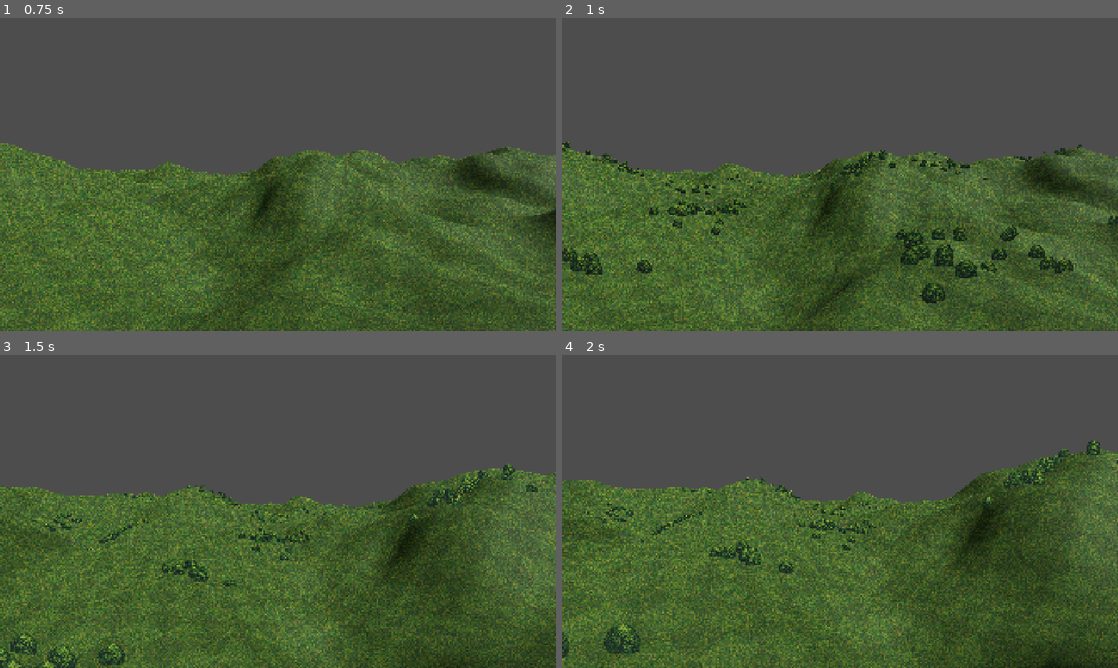
Above: before the commit, frames 1-4 (two rows, left to right).
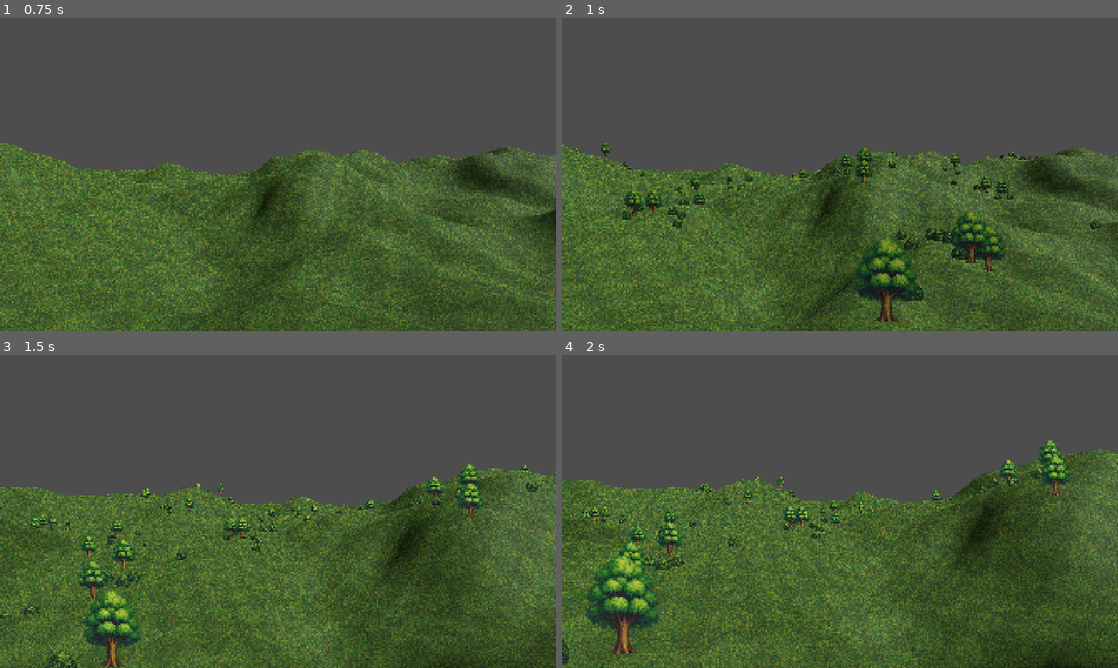
Above: after the commit, the same moments.

Repository: verdictzero/salad-bar-emulator
Game: Godot game, scene res://scenes/Main.tscn
Two runs of this game, one before a commit and one after it. Both use one fixed random seed, a clock stepped at 60 frames per second and the inputs below. The project has no main scene, so this scene is started directly.
Inputs (mouse positions are in pixels of both pictures, inside the frame that each line leads up to):
- Up to frame 1 (0.75 s): tap Enter at 0.5 s; move the mouse to (305, 174) at 0.52 s; hold W (move_forward) from 0.53 s (still down); hold Shift (sprint) from 0.53 s (still down)
- Up to frame 2 (1 s): keep holding W (move_forward); keep holding Shift (sprint); tap Space (jump) at 0.77 s
- Up to frame 3 (1.5 s): keep holding W (move_forward); move the mouse to (250, 511) at 1.27 s; release Shift (sprint) at 1.28 s; tap Shift (sprint) at 1.35 s
- Up to frame 4 (2 s): keep holding W (move_forward); tap Space (jump) at 1.52 s

Frame 1 is identical in both runs. In frame 2, 6.3% of the frame differs, in the area x 0-100%, y 39-97%; in frame 3, 5.2%; in frame 4, 5.8%.

Commit message:
Add trees to vegetation system with proper ground positioning
- Added dual vegetation types: trees and bushes with separate materials
- Trees use tree.tga texture, bushes use bush.tga texture
- Separate density controls for trees (0.15) and bushes (0.4)
- Trees are larger (2.5-4.0 scale) and bushes smaller (0.8-1.5 scale)
- Fixed vegetation positioning with bottom pivot points
- Reduced height offsets to bind vegetation tightly to terrain
- Both clustered and scattered spawning support both vegetation types
- Trees and bushes now sit properly on terrain without floating

🤖 Generated with [Claude Code](https://claude.ai/code)

Co-Authored-By: Claude <noreply@anthropic.com>

Diff:
--- a/scenes/Main.tscn
+++ b/scenes/Main.tscn
@@ -35,7 +35,9 @@
 
 [node name="VegetationSystem" type="Node3D" parent="."]
 script = ExtResource("4_vegetation")
-density = 0.4
+tree_density = 0.15
+bush_density = 0.4
+tree_min_scale = 2.5
 
 [node name="Environment" type="Node3D" parent="."]
 
--- a/scripts/VegetationSystem.gd
+++ b/scripts/VegetationSystem.gd
@@ -4,9 +4,16 @@
 
 @export_group("Vegetation Settings")
 @export var spawn_distance: float = 100.0
-@export var density: float = 0.3
-@export var min_scale: float = 0.8
-@export var max_scale: float = 1.5
+@export var tree_density: float = 0.1
+@export var bush_density: float = 0.3
+
+@export_group("Tree Settings")
+@export var tree_min_scale: float = 2.0
+@export var tree_max_scale: float = 4.0
+
+@export_group("Bush Settings")
+@export var bush_min_scale: float = 0.8
+@export var bush_max_scale: float = 1.5
 
 @export_group("Clustering")
 @export var use_clustering: bool = true
@@ -21,12 +28,15 @@
 var spawned_vegetation: Dictionary = {}
 var preview_vegetation: Array = []
 var terrain_system: TerrainSystem
-var vegetation_material: StandardMaterial3D
+var tree_material: StandardMaterial3D
+var bush_material: StandardMaterial3D
 var update_timer: float = 0.0
 var update_frequency: float = 1.0
 
+enum VegetationType { TREE, BUSH }
+
 func _ready():
-	setup_material()
+	setup_materials()
 	terrain_system = get_parent().find_child("TerrainSystem")
 
 	if Engine.is_editor_hint():
@@ -35,18 +45,30 @@
 	else:
 		set_process(true)
 
-func setup_material():
-	vegetation_material = StandardMaterial3D.new()
-	var texture = load("res://bush.tga")
-	if texture:
-		vegetation_material.albedo_texture = texture
-
-	vegetation_material.transparency = BaseMaterial3D.TRANSPARENCY_ALPHA
-	vegetation_material.roughness = 1.0
-	vegetation_material.metallic = 0.0
-	vegetation_material.billboard_mode = BaseMaterial3D.BILLBOARD_ENABLED
-	vegetation_material.cull_mode = BaseMaterial3D.CULL_DISABLED
-	vegetation_material.texture_filter = BaseMaterial3D.TEXTURE_FILTER_NEAREST
+func setup_materials():
+	# Tree material
+	tree_material = StandardMaterial3D.new()
+	var tree_texture = load("res://tree.tga")
+	if tree_texture:
+		tree_material.albedo_texture = tree_texture
+	tree_material.transparency = BaseMaterial3D.TRANSPARENCY_ALPHA
+	tree_material.roughness = 1.0
+	tree_material.metallic = 0.0
+	tree_material.billboard_mode = BaseMaterial3D.BILLBOARD_ENABLED
+	tree_material.cull_mode = BaseMaterial3D.CULL_DISABLED
+	tree_material.texture_filter = BaseMaterial3D.TEXTURE_FILTER_NEAREST
+
+	# Bush material
+	bush_material = StandardMaterial3D.new()
+	var bush_texture = load("res://bush.tga")
+	if bush_texture:
+		bush_material.albedo_texture = bush_texture
+	bush_material.transparency = BaseMaterial3D.TRANSPARENCY_ALPHA
+	bush_material.roughness = 1.0
+	bush_material.metallic = 0.0
+	bush_material.billboard_mode = BaseMaterial3D.BILLBOARD_ENABLED
+	bush_material.cull_mode = BaseMaterial3D.CULL_DISABLED
+	bush_material.texture_filter = BaseMaterial3D.TEXTURE_FILTER_NEAREST
 
 func _process(delta):
 	if Engine.is_editor_hint():
@@ -141,46 +163,85 @@
 		var cluster_center_x = rng.randf_range(cluster_radius, chunk_size - cluster_radius)
 		var cluster_center_z = rng.randf_range(cluster_radius, chunk_size - cluster_radius)
 
-		for veg_i in range(vegetation_per_cluster):
-			var mesh_instance = create_vegetation_instance(rng)
+		# Spawn trees (fewer, larger)
+		var tree_count = max(1, int(vegetation_per_cluster * tree_density))
+		for veg_i in range(tree_count):
+			var mesh_instance = create_vegetation_instance(VegetationType.TREE, rng)
 
 			var distance_from_center = rng.randf_range(0, cluster_radius)
 			var angle = rng.randf_range(0, 2 * PI)
 			var veg_x = cluster_center_x + cos(angle) * distance_from_center
 			var veg_z = cluster_center_z + sin(angle) * distance_from_center
 
-			position_vegetation(mesh_instance, chunk_pos, veg_x, veg_z, distance_from_center, rng)
+			position_vegetation(mesh_instance, chunk_pos, veg_x, veg_z, distance_from_center, rng, VegetationType.TREE)
 
 			add_child(mesh_instance)
 			chunk_vegetation.append(mesh_instance)
 
+		# Spawn bushes (more numerous, smaller)
+		var bush_count = max(1, int(vegetation_per_cluster * bush_density))
+		for veg_i in range(bush_count):
+			var mesh_instance = create_vegetation_instance(VegetationType.BUSH, rng)
+
+			var distance_from_center = rng.randf_range(0, cluster_radius)
+			var angle = rng.randf_range(0, 2 * PI)
+			var veg_x = cluster_center_x + cos(angle) * distance_from_center
+			var veg_z = cluster_center_z + sin(angle) * distance_from_center
+
+			position_vegetation(mesh_instance, chunk_pos, veg_x, veg_z, distance_from_center, rng, VegetationType.BUSH)
+
+			add_child(mesh_instance)
+			chunk_vegetation.append(mesh_instance)
+
 func spawn_scattered_vegetation(chunk_pos: Vector2, chunk_vegetation: Array, rng: RandomNumberGenerator, is_preview: bool):
 	var chunk_size = terrain_system.chunk_size if terrain_system else 32
-	var vegetation_count = int(chunk_size * chunk_size * density / 100.0)
-
-	for i in range(vegetation_count):
-		var mesh_instance = create_vegetation_instance(rng)
+	var tree_count = int(chunk_size * chunk_size * tree_density / 100.0)
+	var bush_count = int(chunk_size * chunk_size * bush_density / 100.0)
+
+	# Spawn trees
+	for i in range(tree_count):
+		var mesh_instance = create_vegetation_instance(VegetationType.TREE, rng)
 
 		var veg_x = rng.randf_range(0, chunk_size)
 		var veg_z = rng.randf_range(0, chunk_size)
 
-		position_vegetation(mesh_instance, chunk_pos, veg_x, veg_z, 0, rng)
+		position_vegetation(mesh_instance, chunk_pos, veg_x, veg_z, 0, rng, VegetationType.TREE)
 
 		add_child(mesh_instance)
 		chunk_vegetation.append(mesh_instance)
 
-func create_vegetation_instance(rng: RandomNumberGenerator) -> MeshInstance3D:
+	# Spawn bushes
+	for i in range(bush_count):
+		var mesh_instance = create_vegetation_instance(VegetationType.BUSH, rng)
+
+		var veg_x = rng.randf_range(0, chunk_size)
+		var veg_z = rng.randf_range(0, chunk_size)
+
+		position_vegetation(mesh_instance, chunk_pos, veg_x, veg_z, 0, rng, VegetationType.BUSH)
+
+		add_child(mesh_instance)
+		chunk_vegetation.append(mesh_instance)
+
+func create_vegetation_instance(type: VegetationType, rng: RandomNumberGenerator) -> MeshInstance3D:
 	var mesh_instance = MeshInstance3D.new()
 	var quad_mesh = QuadMesh.new()
-	quad_mesh.size = Vector2(1.5, 1.2)
+
+	match type:
+		VegetationType.TREE:
+			quad_mesh.size = Vector2(3.0, 4.0)
+			quad_mesh.center_offset = Vector3(0, quad_mesh.size.y * 0.5, 0)  # Pivot at bottom
+			mesh_instance.material_override = tree_material
+		VegetationType.BUSH:
+			quad_mesh.size = Vector2(1.5, 1.2)
+			quad_mesh.center_offset = Vector3(0, quad_mesh.size.y * 0.5, 0)  # Pivot at bottom
+			mesh_instance.material_override = bush_material
 
 	mesh_instance.mesh = quad_mesh
-	mesh_instance.material_override = vegetation_material
 	mesh_instance.cast_shadow = GeometryInstance3D.SHADOW_CASTING_SETTING_OFF
 
 	return mesh_instance
 
-func position_vegetation(mesh_instance: MeshInstance3D, chunk_pos: Vector2, local_x: float, local_z: float, distance_from_center: float, rng: RandomNumberGenerator):
+func position_vegetation(mesh_instance: MeshInstance3D, chunk_pos: Vector2, local_x: float, local_z: float, distance_from_center: float, rng: RandomNumberGenerator, type: VegetationType):
 	var chunk_size = terrain_system.chunk_size if terrain_system else 32
 	var world_x = chunk_pos.x * chunk_size + local_x
 	var world_z = chunk_pos.y * chunk_size + local_z
@@ -189,12 +250,22 @@
 	if terrain_system:
 		height = terrain_system.get_height_at(world_x, world_z)
 
-	var scale_factor = rng.randf_range(min_scale, max_scale)
+	var scale_factor: float
+	var height_offset: float
+
+	match type:
+		VegetationType.TREE:
+			scale_factor = rng.randf_range(tree_min_scale, tree_max_scale)
+			height_offset = 0.1  # Small offset to avoid z-fighting with terrain
+		VegetationType.BUSH:
+			scale_factor = rng.randf_range(bush_min_scale, bush_max_scale)
+			height_offset = 0.05  # Very small offset for bushes
+
 	if use_clustering:
-		scale_factor = lerp(max_scale, min_scale, distance_from_center / cluster_radius)
+		scale_factor = lerp(scale_factor, scale_factor * 0.7, distance_from_center / cluster_radius)
 		scale_factor *= rng.randf_range(0.8, 1.2)
 
-	mesh_instance.position = Vector3(world_x, height + (scale_factor * 0.6), world_z)
+	mesh_instance.position = Vector3(world_x, height + height_offset, world_z)
 	mesh_instance.scale = Vector3(scale_factor, scale_factor, scale_factor)
 	mesh_instance.rotation_degrees.y = rng.randf_range(0, 360)
 
